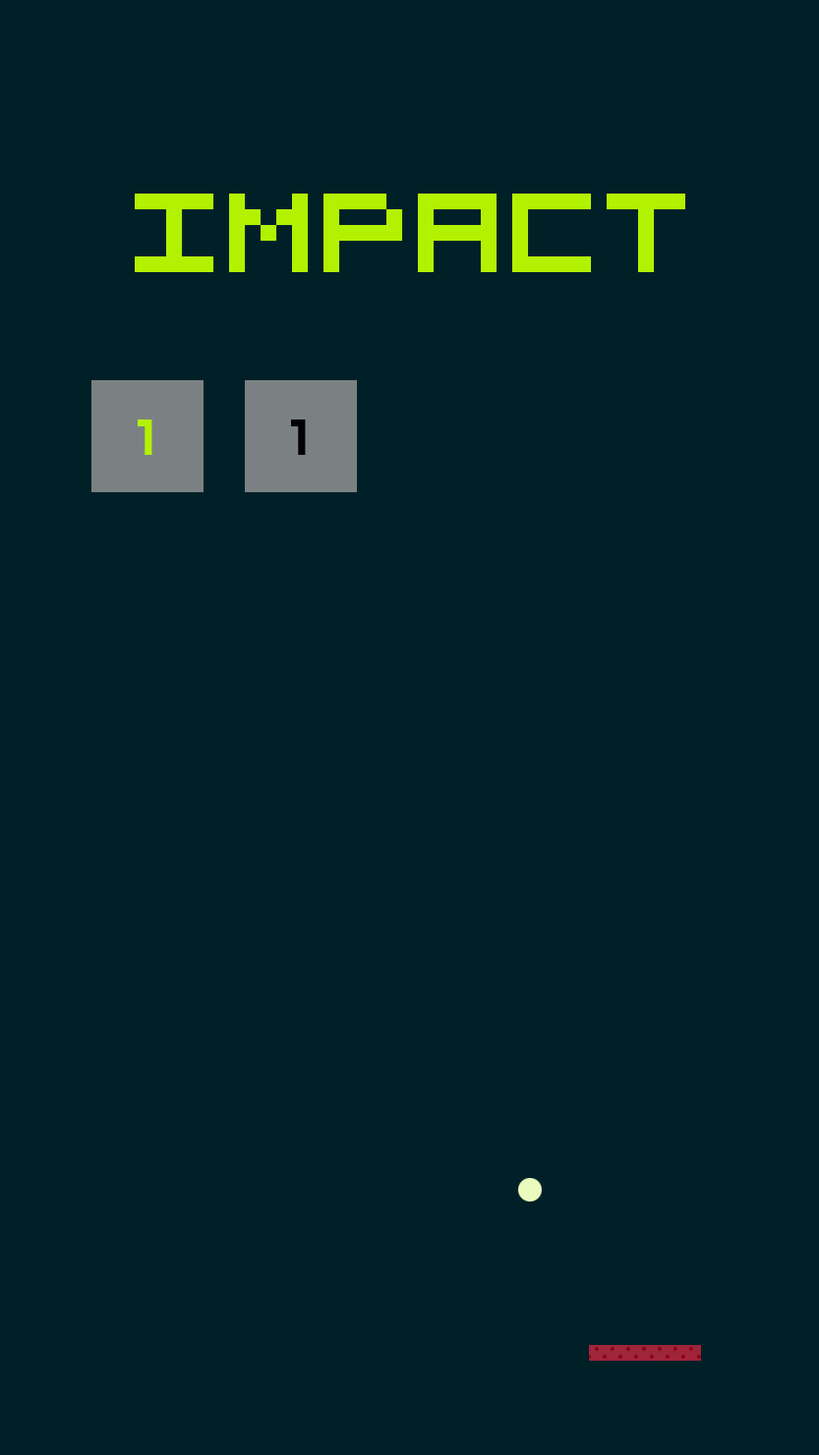
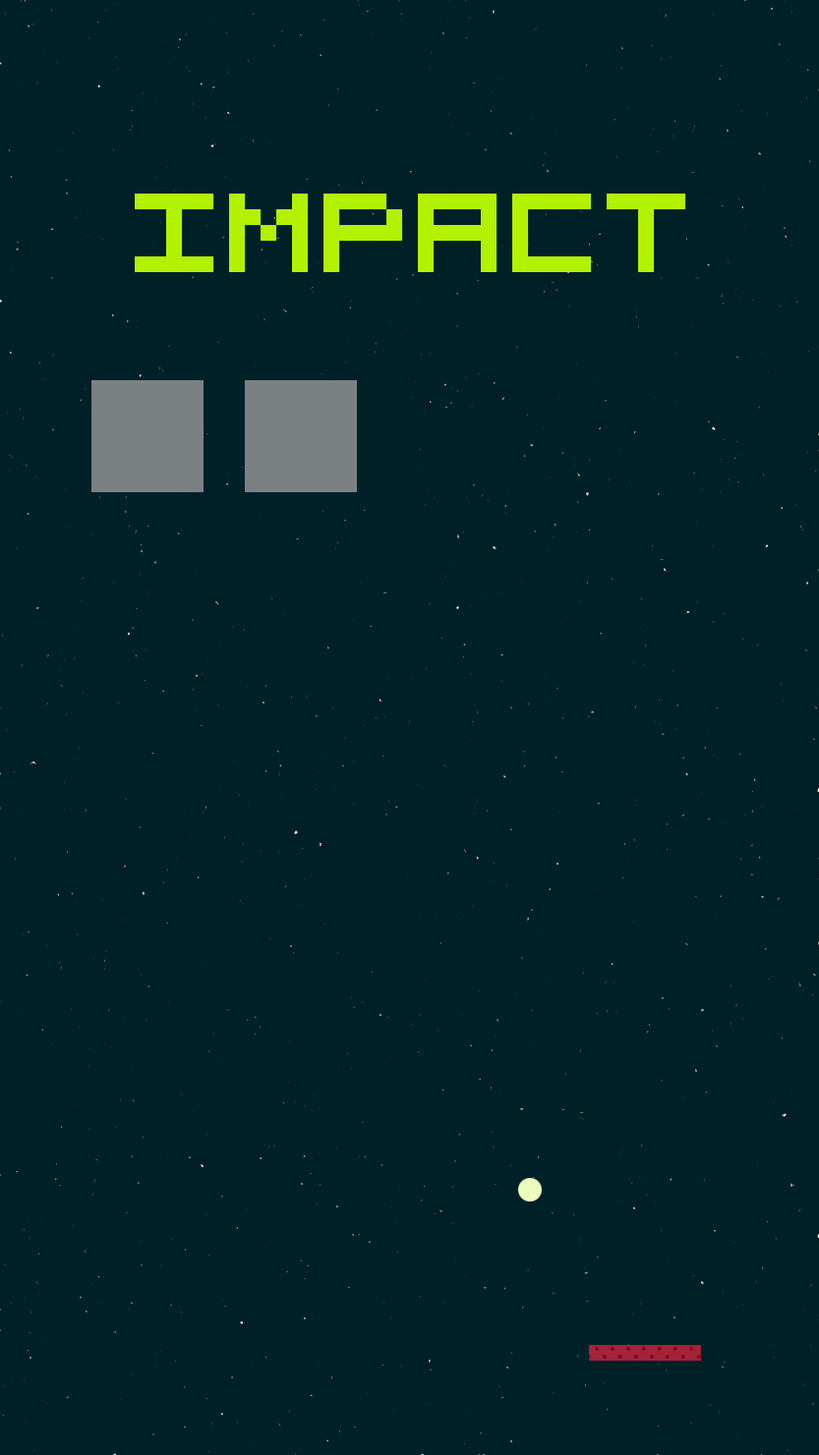
Two versions of the same layered image (819x1455). Layer-by-layer changes:
hid "1" (1st of 2, in "PlayButtonDisabled") over box(290, 419, 306, 455)
hid "1" (2nd of 2, in "PlayButton") over box(137, 419, 153, 455)
hid "Background" over box(0, 0, 819, 1455)
added layer "GameBackground" over box(0, 0, 819, 1455)
